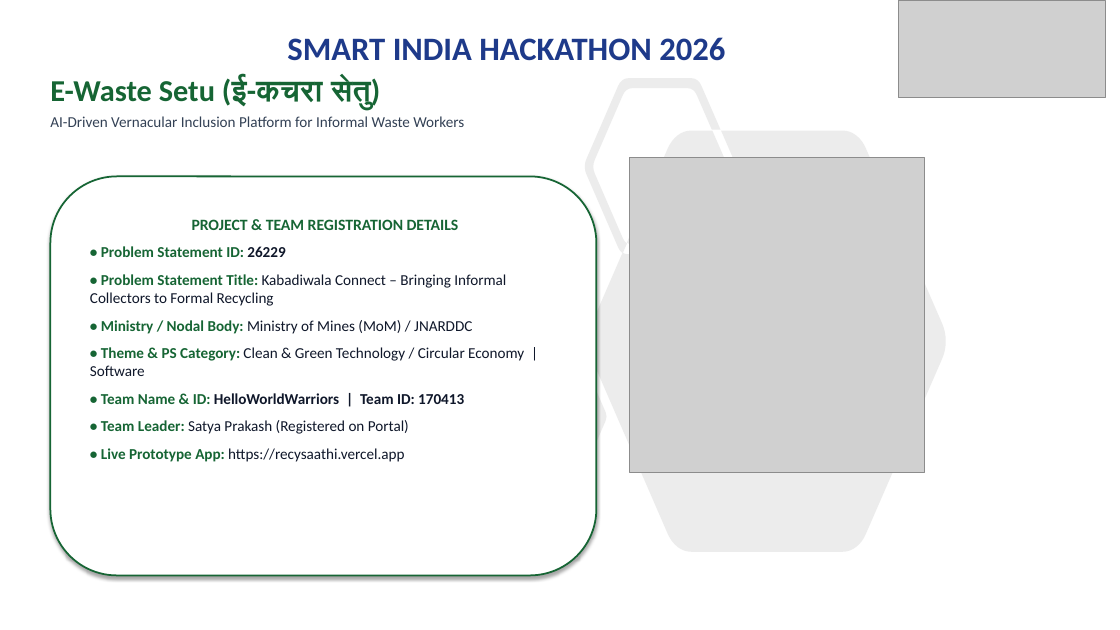
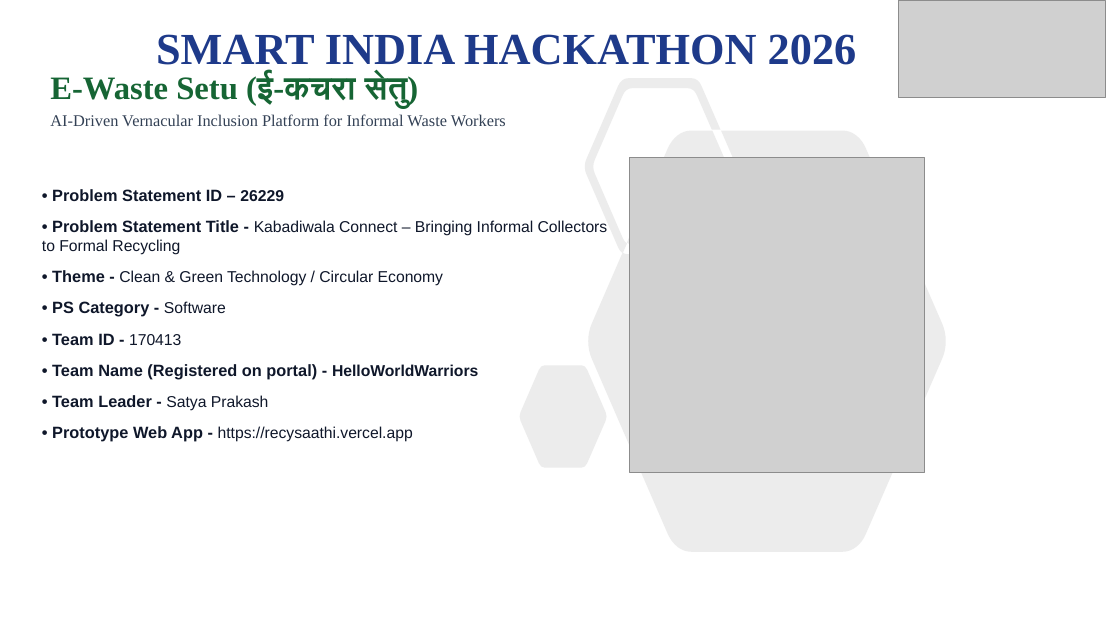
Before and after one commit to SATYA-1708/SIH-2026, a slide deck: slide 1 of final.pptx. Drawn at 1120x630 pixels with LibreOffice and Linux fonts; fonts in the diff are those of the drawing; grey boxes stand for pictures. Boxes give left, top, right and bottom in pixels: in the first picture for what was removed or moved away, otherwise in the second. Text is boxed around its words. In the diff, an @@ line names an element or a change of style, - is before the commit and + after.

Commit message:
Enforce strict SIH template styling, exact pointers, and zero overflow across all slides

```diff
--- a/final.pptx
+++ b/final.pptx
@@ title "SMART INDIA HACKATHON 2026" at (156, 34, 857, 73): size 28 to 38 pt, font Calibri to Times New Roman @@
@@ text "E-Waste Setu (ई-कचरा सेतु)" at (50, 73, 506, 126): size 26 to 28 pt in "E-Waste Setu (ई-कचरा सेतु)"; font Calibri to Times New Roman; size 13 to 14 pt in "AI-Driven Vernacular Inclusion Platform for Informal Waste ..."; less space between paragraphs @@
@@ text at (42, 189, 608, 442): text changed; size 13 to 13.5 pt; font Calibri to Arial @@
-PROJECT & TEAM REGISTRATION DETAILS
-• Problem Statement ID: 26229
-• Problem Statement Title: Kabadiwala Connect – Bringing Informal Collectors to Formal Recycling
-• Ministry / Nodal Body: Ministry of Mines (MoM) / JNARDDC
-• Theme & PS Category: Clean & Green Technology / Circular Economy | Software
-• Team Name & ID: HelloWorldWarriors | Team ID: 170413
-• Team Leader: Satya Prakash (Registered on Portal)
-• Live Prototype App: https://recysaathi.vercel.app
+• Problem Statement ID – 26229
+• Problem Statement Title - Kabadiwala Connect – Bringing Informal Collectors to Formal Recycling
+• Theme - Clean & Green Technology / Circular Economy
+• PS Category - Software
+• Team ID - 170413
+• Team Name (Registered on portal) - HelloWorldWarriors
+• Team Leader - Satya Prakash
+• Prototype Web App - https://recysaathi.vercel.app
@@ text "• Problem Statement ID – ...": place and size @@
-text "• Problem Statement ID – ..." at (50, 176, 597, 576)
+text "• Problem Statement ID – ..." at (42, 189, 608, 442)
@@ text "• Problem Statement ID – ..." at (42, 189, 608, 442): fill #FFFFFF to none; outline #166534 1.5 pt to none; shadow off @@
```
Also in this commit, not shown: 5 other slides changed, 16 other files.
